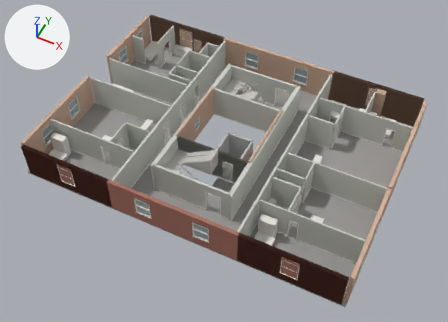
Before and after pictures for a commit that changed the glTF model game/assets/building/floor_04.glb.
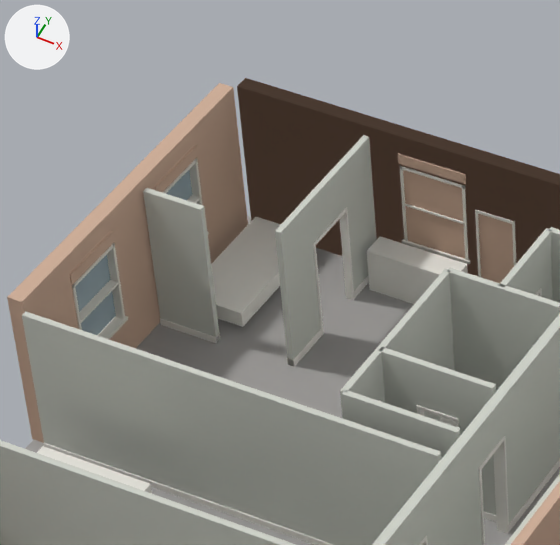
Each version appears first whole from a 50 mm lens placed at (16.0, -33.1, 49.0), pointed at (-0.1, -0.9, 8.8), and next in a close-up on the part from 23% to 47% of the width and 0% to 32% of the height. Arrows for +X, +Y and +Z are at upper left; the lights stay in place. The older version's two pictures come first. Objects named as collision shapes, trigger or cutter boxes, shadow casters or lower levels of detail are left out. Vertices at exactly the same position are counted once.

The first close-up shows 'F04_furniture-col', 'F04_glazing-col', 'F04_slabs-col', 'F04_stone_trim-col', 'F04_trim', 'F04_walls-col', 'F04_walls_cbrick-col'.
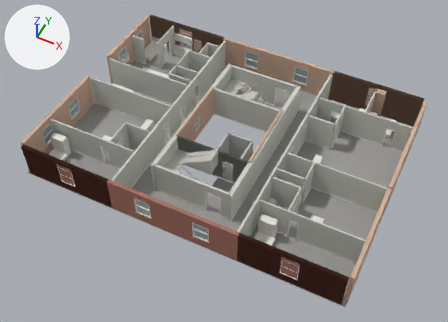
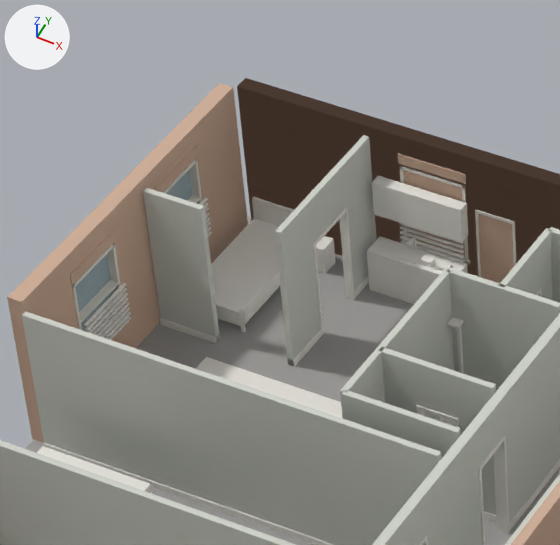
The change, as a list of edits to the scene's bpy script:
```text
Change me_f04_furniture_col:
    used by ob_f04_furniture_col; location = (0.0, 0.0, 0.0)
    remove me_f04_furniture_col.from_pydata(...)  # 400 vertices, 624 faces; spans x -13.4..12.0, y -9.2..11.4, z 6.3..11.6
    add me_f04_furniture_col.from_pydata(...)  # 790 vertices, 1212 faces; spans x -13.6..12.0, y -9.2..11.4, z 6.3..11.8
    me_f04_furniture_col part 1: a new loose piece, a box spanning x -10.7..-8.85, y 9.4..9.64, z 11.1..11.82, in mat_m_trim (white #edebe3)
    me_f04_furniture_col part 2: a new loose piece, a box spanning x -10.18..-9.68, y 9.12..9.5, z 10.48..10.53, in mat_m_trim (white #edebe3)
    me_f04_furniture_col part 3: a new loose piece, a box spanning x -9.96..-9.9, y 9.46..9.52, z 10.5..10.78, in mat_m_trim (white #edebe3)
    me_f04_furniture_col part 4: a new loose piece, a box spanning x -9.62..-9.4, y 9.15..9.32, z 10.5..10.61, in mat_m_trim (white #edebe3)
    me_f04_furniture_col part 5: a new loose piece, a box spanning x -9.3..-9.06, y 9.16..9.36, z 10.5..10.57, in mat_m_trim (white #edebe3)
    me_f04_furniture_col part 6: a new loose piece, a box spanning x -13.58..-13.53, y 4.114..5.414, z 10.52..10.55, in mat_m_trim (white #edebe3)
    me_f04_furniture_col part 7: a new loose piece, a box spanning x -13.58..-13.53, y 4.114..5.414, z 10.63..10.66, in mat_m_trim (white #edebe3)
    me_f04_furniture_col part 8: a new loose piece, a box spanning x -13.58..-13.53, y 4.114..5.414, z 10.74..10.77, in mat_m_trim (white #edebe3)
    me_f04_furniture_col part 9: a new loose piece, a box spanning x -13.58..-13.53, y 4.114..5.414, z 10.85..10.88, in mat_m_trim (white #edebe3)
    me_f04_furniture_col part 10: a new loose piece, a box spanning x -13.58..-13.53, y 4.114..5.414, z 10.96..10.99, in mat_m_trim (white #edebe3)
    me_f04_furniture_col part 11: a new loose piece, a box spanning x -13.58..-13.53, y 4.114..5.414, z 11.07..11.1, in mat_m_trim (white #edebe3)
    me_f04_furniture_col part 12: a new loose piece, a box spanning x -13.58..-13.53, y 4.114..5.414, z 11.18..11.21, in mat_m_trim (white #edebe3)
    me_f04_furniture_col part 13: a new loose piece, a box spanning x -13.58..-13.53, y 4.114..5.414, z 11.29..11.32, in mat_m_trim (white #edebe3)
    me_f04_furniture_col part 14: a new loose piece, a box spanning x -10.24..-8.92, y 9.52..9.57, z 10.52..10.55, in mat_m_trim (white #edebe3)
    me_f04_furniture_col part 15: a new loose piece, a box spanning x -10.24..-8.92, y 9.52..9.57, z 10.63..10.66, in mat_m_trim (white #edebe3)
    me_f04_furniture_col part 16: a new loose piece, a box spanning x -10.24..-8.92, y 9.52..9.57, z 10.74..10.77, in mat_m_trim (white #edebe3)
    me_f04_furniture_col part 17: a new loose piece, a box spanning x -10.24..-8.92, y 9.52..9.57, z 10.85..10.88, in mat_m_trim (white #edebe3)
    me_f04_furniture_col part 18: a new loose piece, a box spanning x -10.24..-8.92, y 9.52..9.57, z 10.96..10.99, in mat_m_trim (white #edebe3)
    me_f04_furniture_col part 19: 150 vertices added at x -13.4..-5.6, y 2.8..9.5, z 9.6..11.6
    other edits to the shape of me_f04_furniture_col do not show in these pictures
```

Pixel boxes (x1, y1, x2, y2) of what changed, in the close-ups (560 x 545 px):
'F04_furniture-col', reshaped
    before: (37, 217, 468, 493)
    after: (37, 176, 468, 493)
part 1 of me_f04_furniture_col, added
    after: (372, 176, 468, 242)
part 2 of me_f04_furniture_col, added
    after: (393, 244, 427, 264)
part 3 of me_f04_furniture_col, added
    after: (412, 236, 417, 249)
part 4 of me_f04_furniture_col, added
    after: (420, 255, 435, 268)
part 5 of me_f04_furniture_col, added
    after: (436, 260, 452, 271)
part 6 of me_f04_furniture_col, added
    after: (108, 317, 131, 340)
part 7 of me_f04_furniture_col, added
    after: (104, 312, 131, 339)
part 8 of me_f04_furniture_col, added
    after: (100, 307, 130, 337)
part 9 of me_f04_furniture_col, added
    after: (96, 302, 129, 336)
part 10 of me_f04_furniture_col, added
    after: (92, 297, 128, 335)
part 11 of me_f04_furniture_col, added
    after: (88, 292, 128, 333)
part 12 of me_f04_furniture_col, added
    after: (85, 288, 127, 331)
part 13 of me_f04_furniture_col, added
    after: (84, 283, 126, 326)
part 14 of me_f04_furniture_col, added
    after: (401, 241, 464, 263)
part 15 of me_f04_furniture_col, added
    after: (400, 236, 464, 258)
part 16 of me_f04_furniture_col, added
    after: (400, 231, 464, 253)
part 17 of me_f04_furniture_col, added
    after: (400, 226, 464, 248)
part 18 of me_f04_furniture_col, added
    after: (399, 223, 463, 244)
part 19 of me_f04_furniture_col, added (mostly hidden)
    after: (196, 197, 464, 418)
